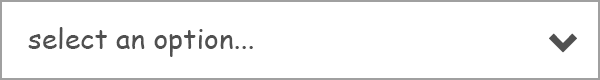
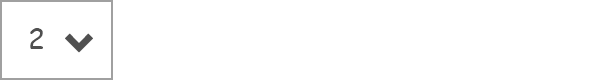
Layered file, before and after one edit (w=600, h=80). Changes by layer:
added group "Qty" with 3 layers above "Half" over bbox(28, 2, 113, 78)
added layer "navigatedown" (1st of 3, in "Qty") in group "Qty" over bbox(65, 33, 93, 53)
renamed "select an option..." to "2", moved it into group "Qty", painted on it over bbox(28, 27, 253, 57)
added layer "Small Box" in group "Qty" over bbox(28, 2, 113, 78)
moved "navigatedown" (3rd of 3, in "Full") into group "Full" over bbox(549, 33, 577, 53)
renamed "Rounded Rectangle 1" to "Full Width Box", moved it into group "Full" over bbox(28, 0, 600, 80)
